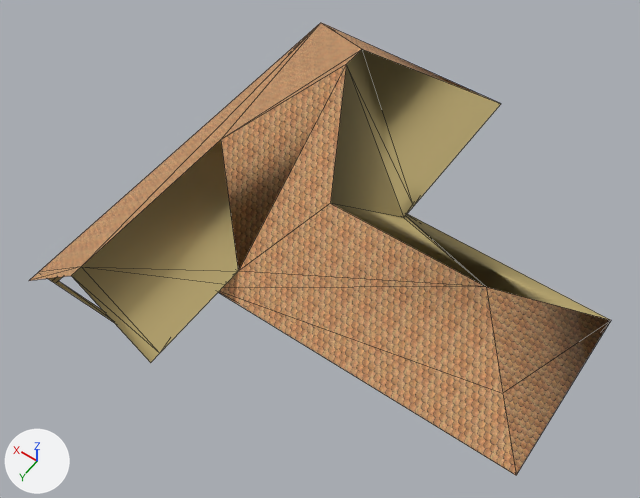
The COLLADA model telhados/telhado46a.dae as it was, and as the next commit left it.
The view is the same before and after, from a 50 mm lens placed at (-8.7, 15.5, 25.0), pointed at (0.8, 2.1, 3.9). Lighting does not change. The marker at lower left points along +X, +Y and +Z. Mesh edges are drawn as thin lines. Vertices at the same position are counted once.

Names of what the first picture shows: 'SketchUp'.
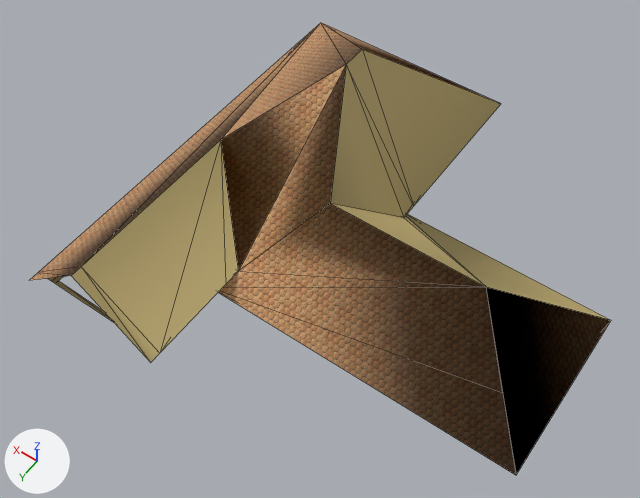
What the commit changed:
me_sketchup has 47 vertices, 70 faces and spans x -7.3..7.8, y -7.8..7.6, z 2.4..7.7.
me_sketchup is used by ob_sketchup; location (0.0, 0.0, 0.0).
Verts and faces of me_sketchup; kept vertices keep their numbers, new ones are numbered from 47.
Before the commit, vertices of me_sketchup: 11 (-4.2, 1.2, 5.1) at pixel (486, 286), 13 (-7.3, -1.8, 2.4) at pixel (611, 320), 16 (-5.9, 3.0, 3.6) at pixel (502, 393), 17 (-7.3, 4.3, 2.4) at pixel (516, 475).
Part 1, on me_sketchup:
9 faces are deleted.
4 new faces join them, mat_roofing_scalloped (picture img_roofing_scalloped_jpg).
5 new faces join them, mat_douglas_fir_clear (yellow #b4a26c).
Part 2, on me_sketchup:
Faces deleted: (11, 16, 13), (13, 16, 17).
New faces: (11, 17, 13) (mat_roofing_scalloped (picture img_roofing_scalloped_jpg)).
New faces: (11, 17, 16) (mat_douglas_fir_clear (yellow #b4a26c)).
me_sketchup part 3: 10 kept faces spanning x -7.3..7.8, y -7.8..7.2, z 2.4..7.7 get new texture (UV) coordinates.

Location of each change, (x1, y1, x2, y2) in pixels of the pictures (640 x 498 px; the box of a moved part takes in the faces that stretch with it):
part 1 of me_sketchup, moved or reshaped: (29, 23, 362, 363) in both
part 2 of me_sketchup, moved or reshaped: (486, 287, 611, 475) in both
part 3 of me_sketchup, surface changed (orange to brown): (39, 24, 516, 475) in both
